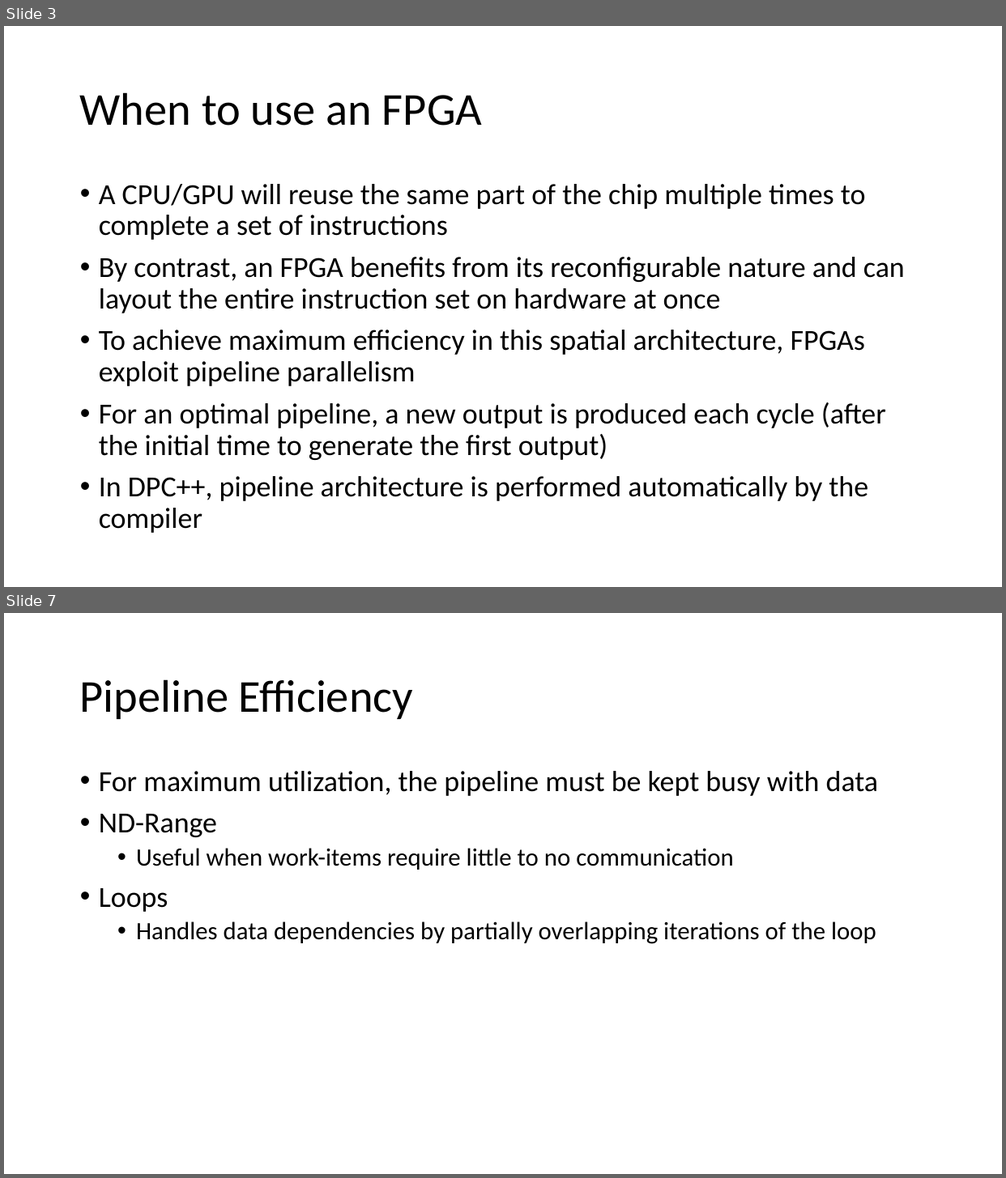
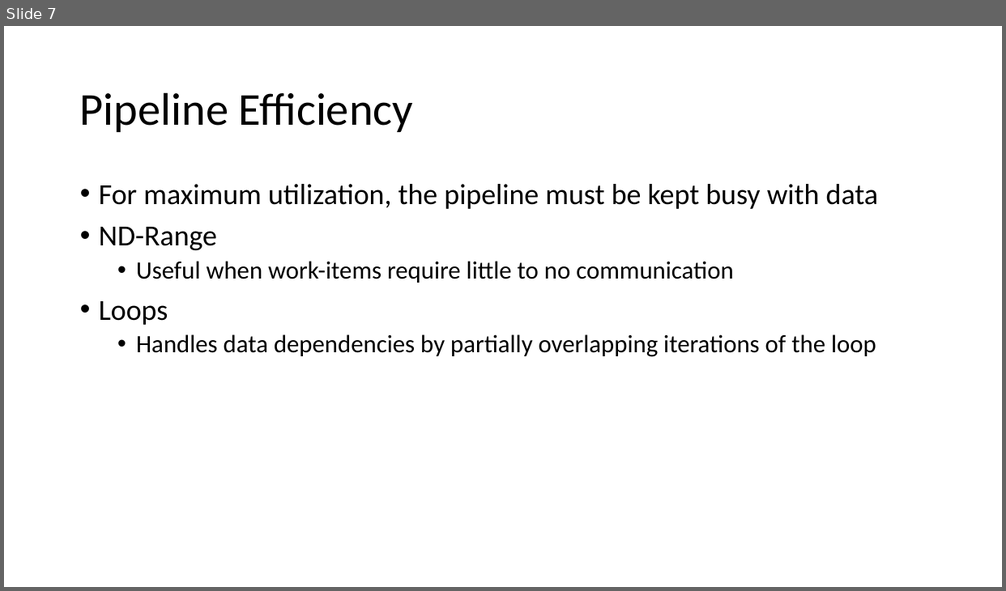
Before and after one commit to BenjaminMFindley/Reconfig-2-SYCL-DPCPP, a slide deck: Slides/SYCL_FPGA.pptx. Shown one above the other, each under a label of ours: slides 3 and 7 before the commit, slide 7 after it; the slides between them are not shown. The pictures are 1006x1178 and 1006x591 pixels, drawn with LibreOffice and Linux fonts; fonts in the diff are those of the drawing. Boxes give left, top, right and bottom in pixels: in the first picture for what was removed or moved away, otherwise in the second. Text is boxed around its words. In the diff, an @@ line names an element or a change of style, - is before the commit and + after.

Commit message:
updated FPGA slides to use template

```diff
--- a/Slides/SYCL_FPGA.pptx
+++ b/Slides/SYCL_FPGA.pptx
@@ slide 3 removed at [4,26,1002,587], background #FFFFFF @@
@@ text removed at [80,92,482,126] @@
-When to use an FPGA
@@ text removed at [99,184,905,533] @@
-• A CPU/GPU will reuse the same part of the chip multiple times to complete a set of instructions
-• By contrast, an FPGA benefits from its reconfigurable nature and can layout the entire instruction set on hardware at once
-• To achieve maximum efficiency in this spatial architecture, FPGAs exploit pipeline parallelism
-• For an optimal pipeline, a new output is produced each cycle (after the initial time to generate the first output)
-• In DPC++, pipeline architecture is performed automatically by the compiler
```
Also in this commit, not shown: 4 slides changed, 2 slides added, 3 other slides removed.
